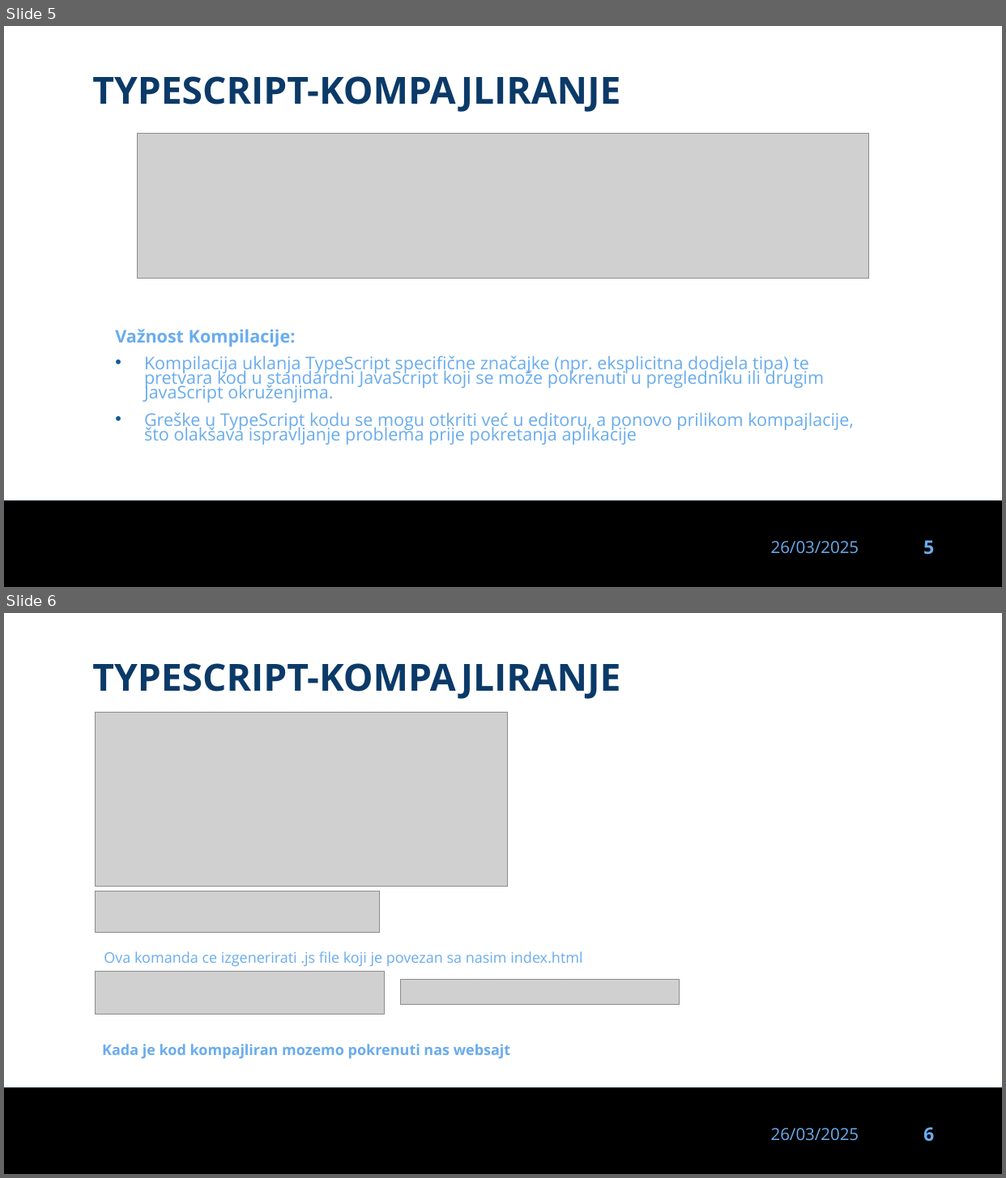
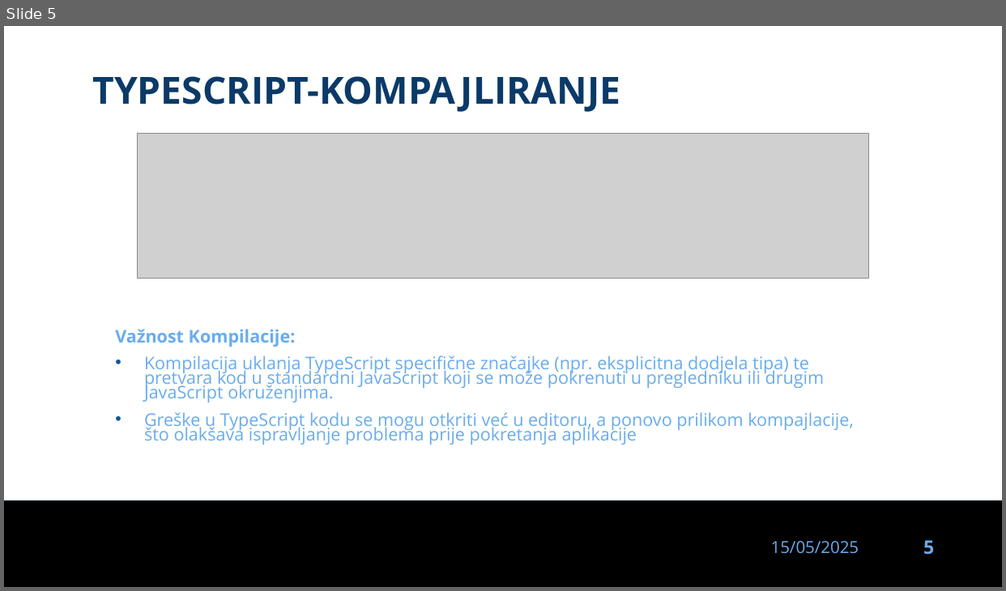
Before and after one commit to dinoDuvnjak/CTK, a slide deck: Bootcamp/typescript/typescript-uvod.pptx. Shown one above the other, each under a label of ours: slides 5 and 6 before the commit, slide 5 after it. The pictures are 1006x1178 and 1006x591 pixels, drawn with LibreOffice and Linux fonts; fonts in the diff are those of the drawing; grey boxes stand for pictures; background and template pictures are left out. Boxes give left, top, right and bottom in pixels: in the first picture for what was removed or moved away, otherwise in the second. Text is boxed around its words. In the diff, an @@ line names an element or a change of style, - is before the commit and + after.

Commit message:
finished javascript callbacks and started typescript

```diff
--- a/Bootcamp/typescript/typescript-uvod.pptx
+++ b/Bootcamp/typescript/typescript-uvod.pptx
@@ slide 6 removed at [4,613,1002,1174], background #FFFFFF; not listed: 3 template elements that a slide beside it also shows @@
@@ text removed at [92,663,455,692] @@
-TYPESCRIPT-KOMPAJLIRANJE
@@ picture removed at [96,713,508,887] @@
@@ picture removed at [96,892,380,933] @@
@@ text removed at [104,952,582,967] @@
-Ova komanda ce izgenerirati .js file koji je povezan sa nasim index.html
@@ picture removed at [96,972,385,1014] @@
@@ picture removed at [400,980,680,1004] @@
@@ text removed at [102,1044,511,1059] @@
-Kada je kod kompajliran mozemo pokrenuti nas websajt
@@ slide 5 changed as well @@
@@ text at [771,541,859,554]: text changed @@
-26/03/2025
+15/05/2025
```
Also in this commit, not shown: 27 other slides changed, 3 slides added, 1 other slide removed, 10 other files.
